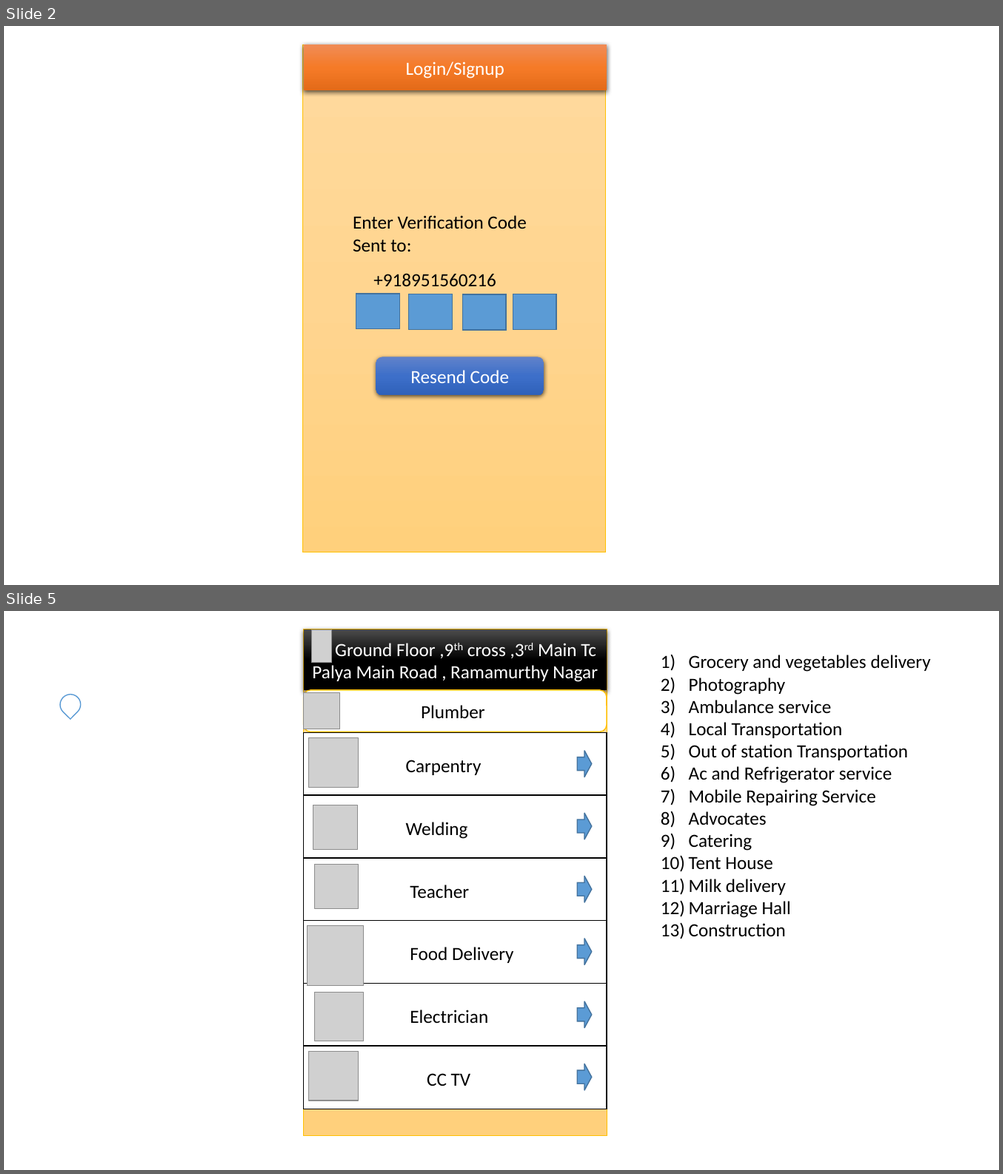
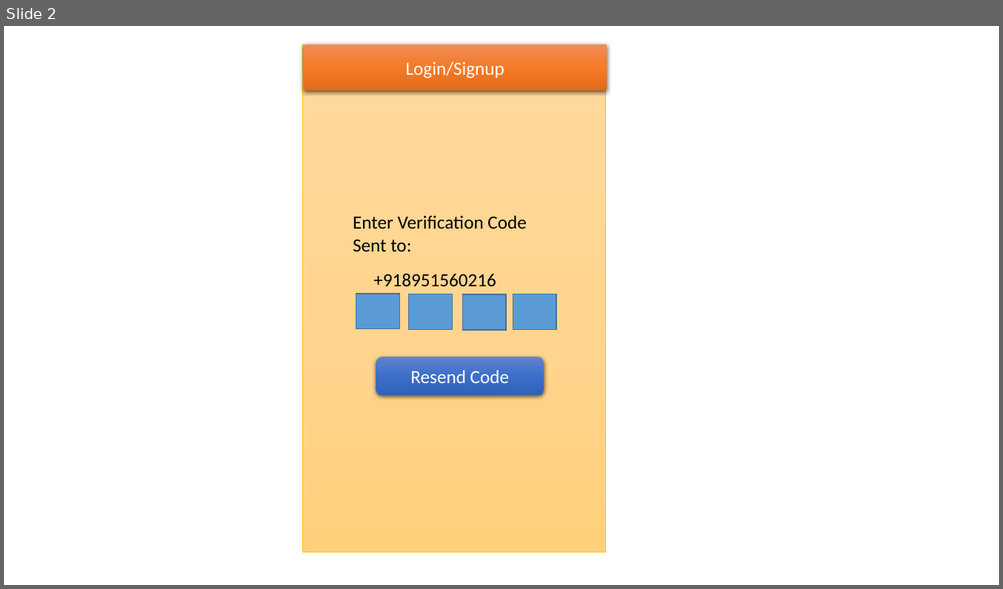
Before and after one commit to p1i2n3t4u5/documents, a slide deck: android/design idea.pptx. Shown one above the other, each under a label of ours: slides 2 and 5 before the commit, slide 2 after it; the slides between them are not shown. The pictures are 1003x1174 and 1003x589 pixels, drawn with LibreOffice and Linux fonts; fonts in the diff are those of the drawing; grey boxes stand for pictures. Boxes give left, top, right and bottom in pixels: in the first picture for what was removed or moved away, otherwise in the second. Text is boxed around its words. In the diff, an @@ line names an element or a change of style, - is before the commit and + after.

Commit message:
ss

```diff
--- a/android/design idea.pptx
+++ b/android/design idea.pptx
@@ slide 5 removed at (4, 611, 999, 1170), background #FFFFFF @@
@@ rectangle removed at (304, 629, 607, 1136) @@
@@ rectangle removed at (304, 629, 607, 690) @@
-Ground Floor ,9th cross ,3rd Main Tc Palya Main Road , Ramamurthy Nagar
@@ picture removed at (311, 629, 332, 663) @@
@@ text removed at (688, 655, 930, 937) @@
-1) Grocery and vegetables delivery
-2) Photography
-3) Ambulance service
-4) Local Transportation
-5) Out of station Transportation
-6) Ac and Refrigerator service
-7) Mobile Repairing Service
-8) Advocates
-9) Catering
-10) Tent House
-11) Milk delivery
-12) Marriage Hall
-13) Construction
@@ teardrop removed at (56, 690, 85, 719) @@
@@ picture removed at (303, 693, 340, 729) @@
@@ rounded rectangle removed at (304, 690, 607, 732) @@
-Plumber
@@ group removed at (303, 732, 606, 796): 1 rectangle, 1 picture, 1 text, 1 right arrow @@
-Carpentry
@@ rectangle removed at (303, 795, 606, 859) @@
@@ picture removed at (313, 805, 358, 850) @@
@@ text removed at (406, 822, 468, 839) @@
-Welding
@@ right arrow removed at (577, 813, 591, 840) @@
@@ rectangle removed at (303, 858, 606, 921) @@
@@ picture removed at (314, 865, 358, 908) @@
@@ right arrow removed at (577, 876, 591, 903) @@
@@ text removed at (410, 885, 469, 898) @@
-Teacher
@@ rectangle removed at (303, 920, 606, 984) @@
@@ picture removed at (307, 925, 363, 986) @@
@@ right arrow removed at (577, 939, 591, 965) @@
@@ text removed at (410, 947, 513, 963) @@
-Food Delivery
@@ rectangle removed at (303, 984, 606, 1048) @@
@@ picture removed at (314, 993, 363, 1042) @@
@@ text removed at (410, 1010, 488, 1023) @@
-Electrician
@@ right arrow removed at (577, 1002, 591, 1029) @@
@@ group removed at (303, 1046, 606, 1110): 1 rectangle, 1 picture, 1 text, 1 right arrow @@
-CC TV
```
Also in this commit, not shown: 2 slides added.
